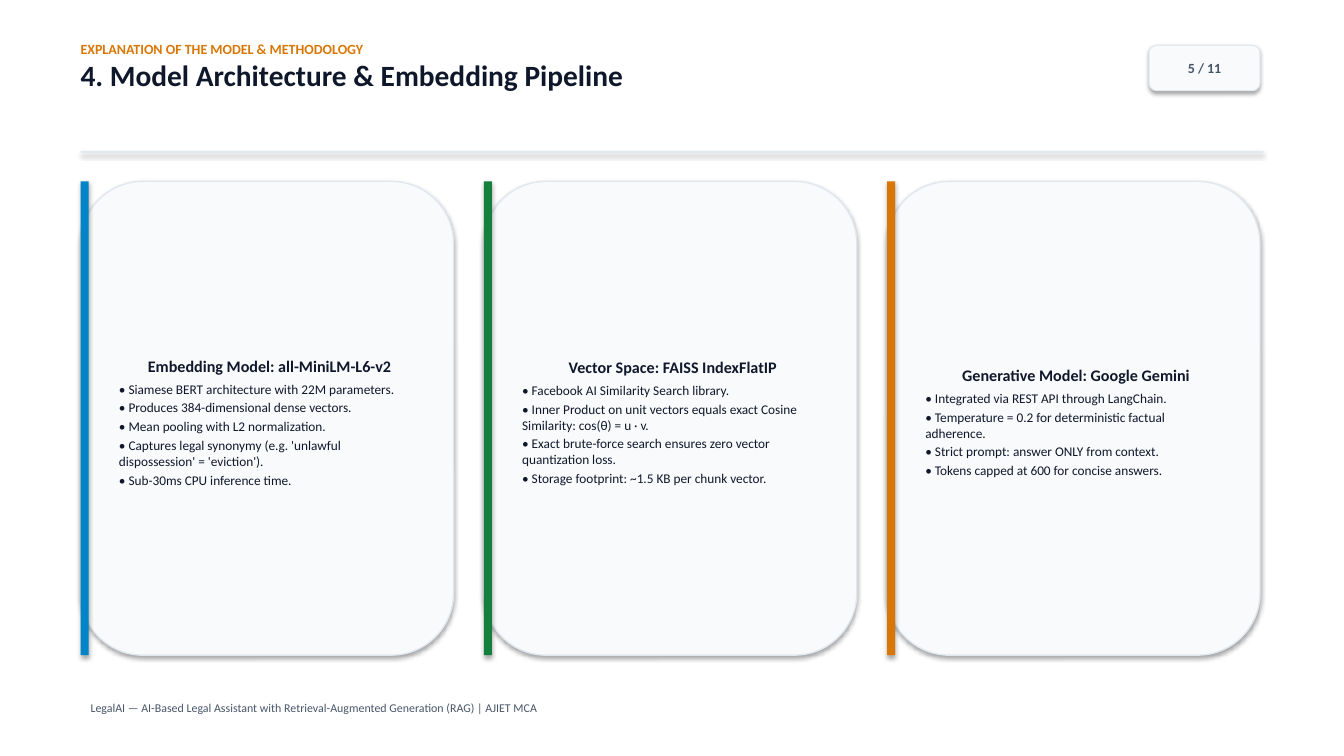
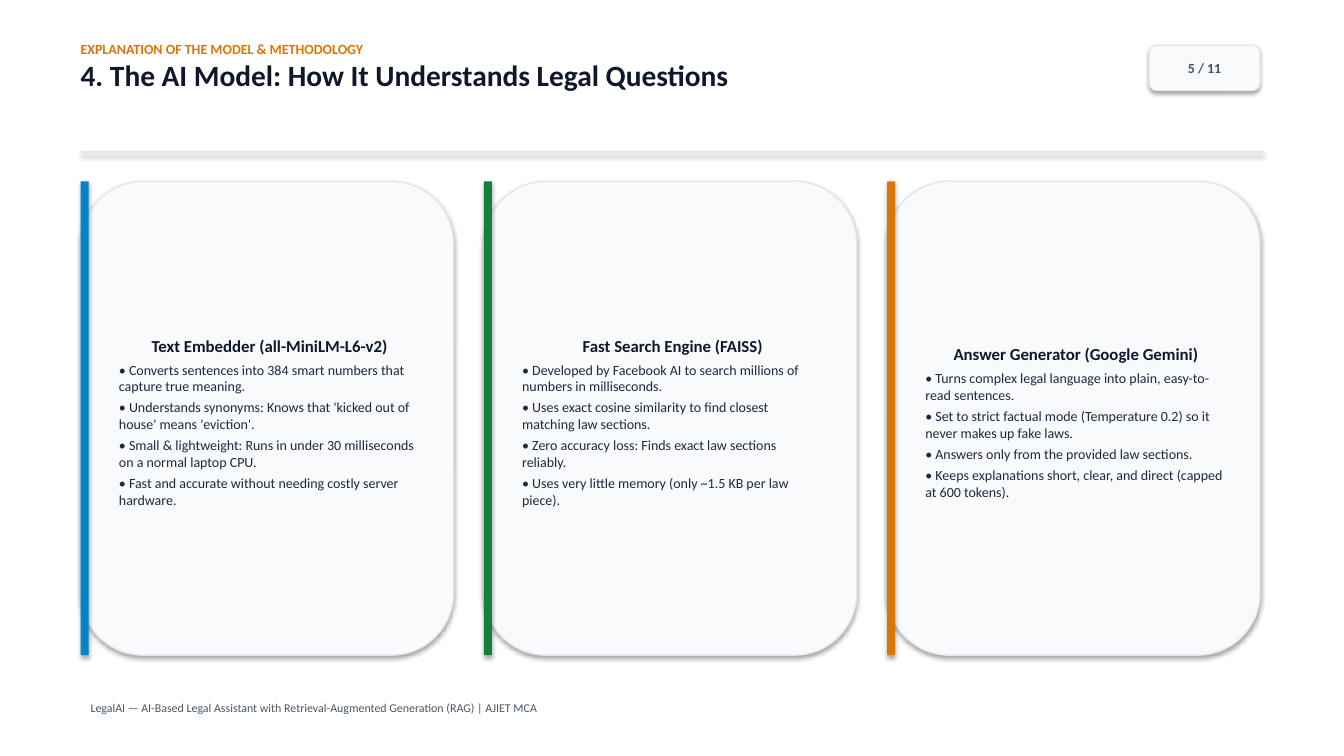
Before and after one commit to lekhanleku/Legal_AI, a slide deck: slide 5 of LegalAI_MCA_Presentation.pptx. Drawn at 1344x756 pixels with LibreOffice and Linux fonts; fonts in the diff are those of the drawing. Boxes give left, top, right and bottom in pixels: in the first picture for what was removed or moved away, otherwise in the second. Text is boxed around its words. In the diff, an @@ line names an element or a change of style, - is before the commit and + after.

Commit message:
refactor: restructure presentation decks, datasets, and machine learning models

```diff
--- a/LegalAI_MCA_Presentation.pptx
+++ b/LegalAI_MCA_Presentation.pptx
@@ text at [81,65,729,91]: text changed @@
-4. Model Architecture & Embedding Pipeline
+4. The AI Model: How It Understands Legal Questions
@@ text in rounded rectangle at [119,339,414,505]: text changed; size 9.5 to 10 pt; text colour #0F172A to #1E293B @@
-Embedding Model: all-MiniLM-L6-v2
-• Siamese BERT architecture with 22M parameters.
-• Produces 384-dimensional dense vectors.
-• Mean pooling with L2 normalization.
-• Captures legal synonymy (e.g. 'unlawful dispossession' = 'eviction').
-• Sub-30ms CPU inference time.
+Text Embedder (all-MiniLM-L6-v2)
+• Converts sentences into 384 smart numbers that capture true meaning.
+• Understands synonyms: Knows that 'kicked out of house' means 'eviction'.
+• Small & lightweight: Runs in under 30 milliseconds on a normal laptop CPU.
+• Fast and accurate without needing costly server hardware.
@@ text in rounded rectangle at [522,340,799,508]: text changed; size 9.5 to 10 pt; text colour #0F172A to #1E293B @@
-Vector Space: FAISS IndexFlatIP
-• Facebook AI Similarity Search library.
-• Inner Product on unit vectors equals exact Cosine Similarity: cos(θ) = u · v.
-• Exact brute-force search ensures zero vector quantization loss.
-• Storage footprint: ~1.5 KB per chunk vector.
+Fast Search Engine (FAISS)
+• Developed by Facebook AI to search millions of numbers in milliseconds.
+• Uses exact cosine similarity to find closest matching law sections.
+• Zero accuracy loss: Finds exact law sections reliably.
+• Uses very little memory (only ~1.5 KB per law piece).
@@ text in rounded rectangle at [925,347,1223,499]: text changed; size 9.5 to 10 pt; text colour #0F172A to #1E293B @@
-Generative Model: Google Gemini
-• Integrated via REST API through LangChain.
-• Temperature = 0.2 for deterministic factual adherence.
-• Strict prompt: answer ONLY from context.
-• Tokens capped at 600 for concise answers.
+Answer Generator (Google Gemini)
+• Turns complex legal language into plain, easy-to-read sentences.
+• Set to strict factual mode (Temperature 0.2) so it never makes up fake laws.
+• Answers only from the provided law sections.
+• Keeps explanations short, clear, and direct (capped at 600 tokens).
```
Also in this commit, not shown: 10 other slides changed, 48 other files.
